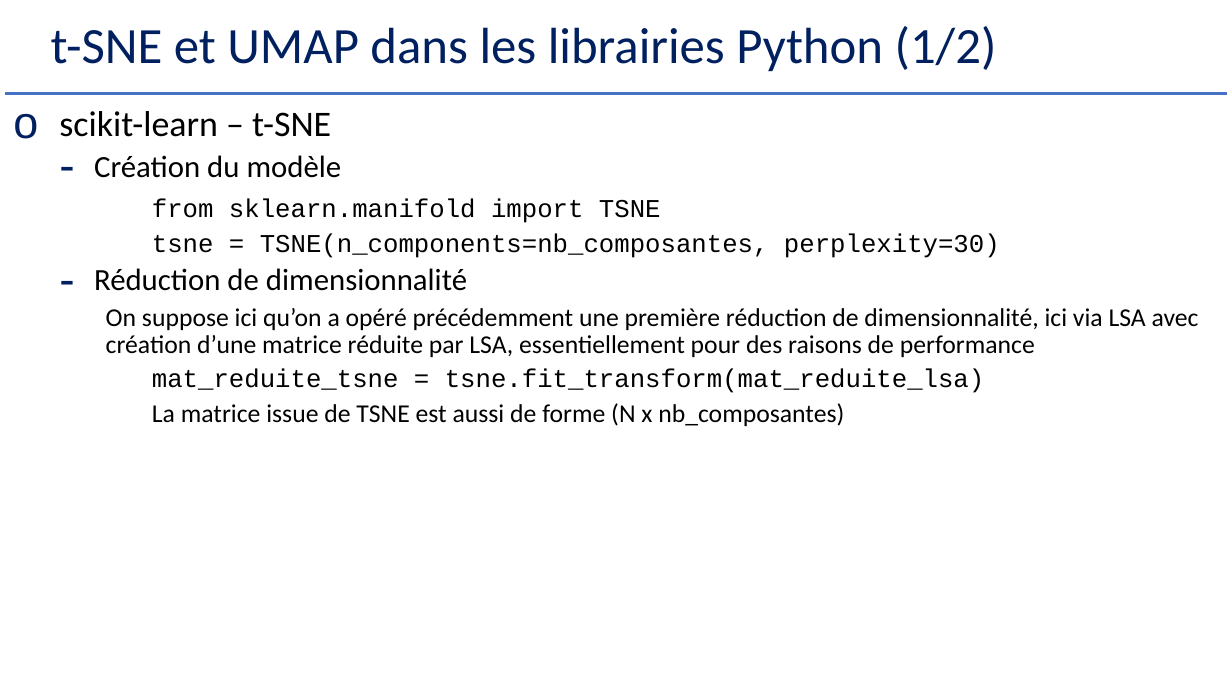
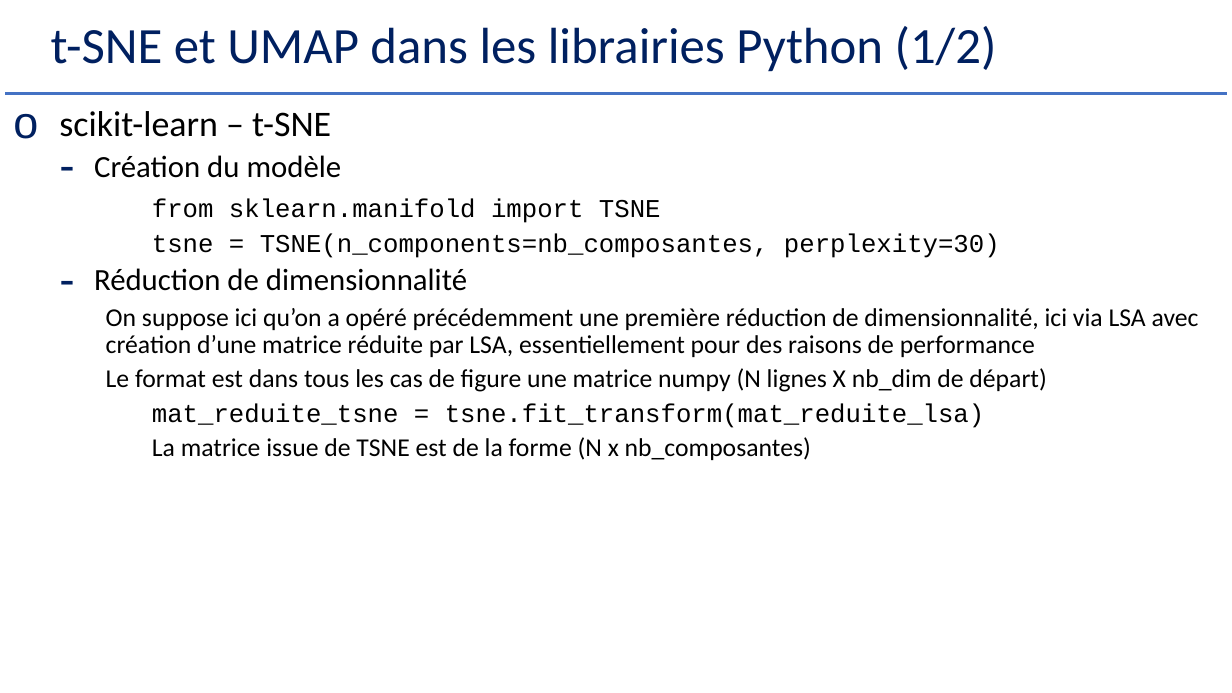
Before and after one commit to Herve-Guerin/cours-NLP-Gustave-Eiffel, a slide deck: slide 25 of Slides/NLP et Analyse Textuelle V2 - 2.pptx. Drawn at 1232x693 pixels with LibreOffice and Linux fonts; fonts in the diff are those of the drawing. Boxes give left, top, right and bottom in pixels: in the first picture for what was removed or moved away, otherwise in the second. Text is boxed around its words. In the diff, an @@ line names an element or a change of style, - is before the commit and + after.

```diff
--- a/Slides/NLP et Analyse Textuelle V2 - 2.pptx
+++ b/Slides/NLP et Analyse Textuelle V2 - 2.pptx
@@ text at (106,368,1046,392): paragraph added @@
+    Le format est dans tous les cas de figure une matrice numpy (N lignes X nb_dim de départ)
@@ text at (152,437,811,460): text changed @@
-  La matrice issue de TSNE est aussi de forme (N x nb_composantes)
+  La matrice issue de TSNE est de la forme (N x nb_composantes)
```
Also in this commit, not shown: 14 other slides changed, 11 slides added.
